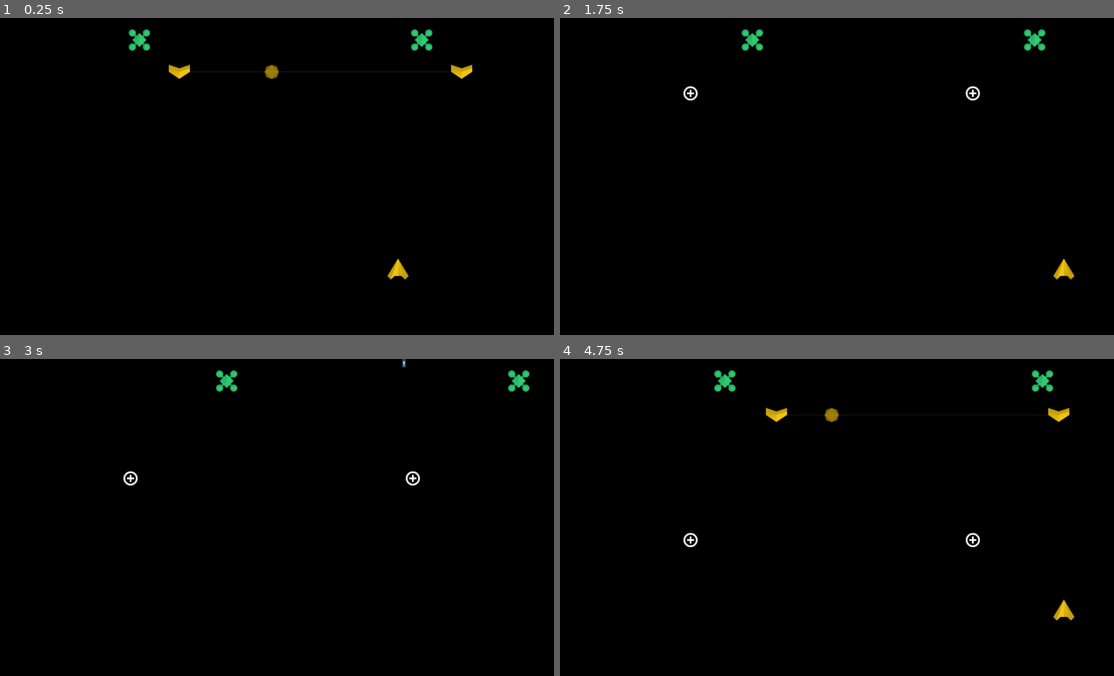
Above: before the commit, frames 1-4 (two rows, left to right).
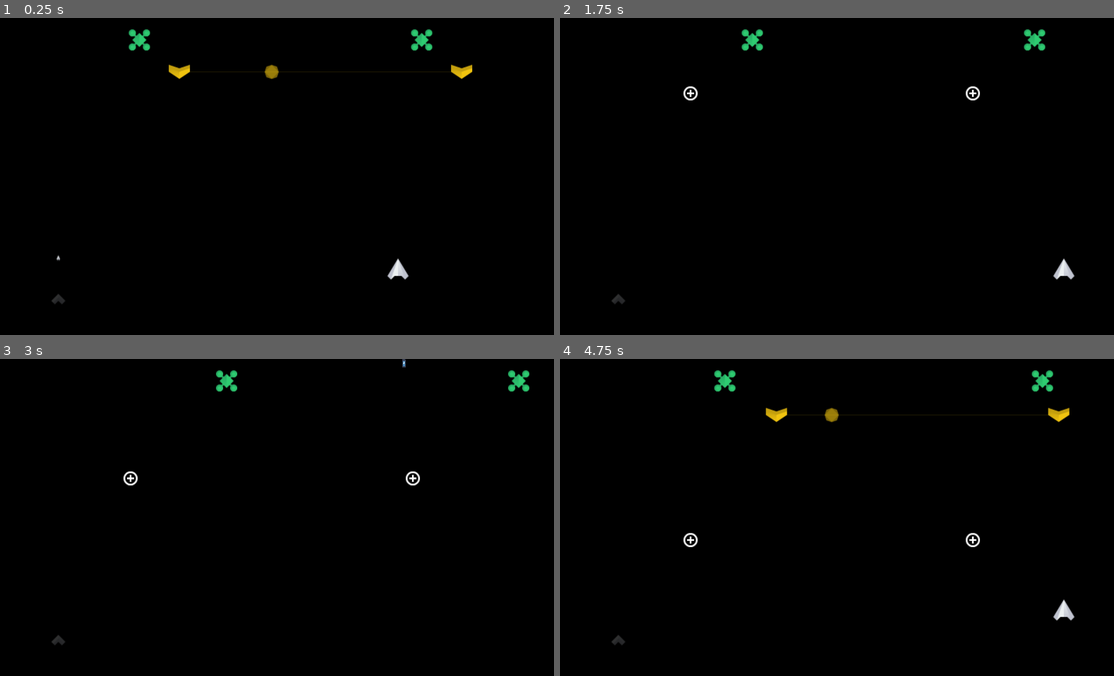
Above: after the commit, the same moments.

Repository: sacrificerXY/parallel-invaders
Game: Godot game, scene res://World.tscn
The game is run twice, just before and just after one commit, with the same random seed, the same clock (stepped at 60 frames per second) and the same inputs. The engine's default icon, where the game draws it, is replaced by a stand-in: a white triangle on a blue panel in a dark square.
Inputs:
- Up to frame 1 (0.25 s): no input
- Up to frame 2 (1.75 s): hold D (move_right) 0.53-1.28 s; hold Space (fire) 0.53-1.28 s; hold A (move_left) from 1.28 s (still down); tap Space (fire) at 1.35 s
- Up to frame 3 (3 s): release A (move_left) at 2.03 s; hold Space (fire) 2.03-2.78 s; hold D (move_right) from 2.03 s (still down); tap Space (fire) at 2.85 s
- Up to frame 4 (4.75 s): release D (move_right) at 3.53 s; hold Space (fire) 3.53-4.28 s; hold A (move_left) from 3.53 s (still down); tap Space (fire) at 4.35 s

The runs differ from the first frame. In frame 1, 0.2% of the frame differs, in the area x 9-74%, y 74-91%; in frame 2, 0.2%; in frame 3, less than 0.1%; in frame 4, 0.2%.

Commit message:
add gunner

Diff:
--- a/Bullet.gd
+++ b/Bullet.gd
@@ -7,8 +7,8 @@
 func init(fired_by: Node, velocity: Vector2):
 	self.fired_by = weakref(fired_by)
 	self.velocity = velocity
-	# adjust collisions
-# Called when the node enters the scene tree for the first time.
+
+	# TODO adjust collisions
 
 func _physics_process(delta):
 	position += self.velocity * delta
--- /dev/null
+++ b/Gunner.gd
@@ -0,0 +1,41 @@
+extends KinematicBody2D
+
+
+var speed: float = 100
+var direction: Vector2 = Vector2.RIGHT
+var is_updating := true
+
+var fire_cooldown: float = 1
+var fire_timer: float = 0
+func _ready():
+	if randf() < 0.5:
+		direction = Vector2.LEFT
+
+func update_move(delta):
+	var collision: KinematicCollision2D = move_and_collide(direction * speed * delta)
+	if collision:
+		if collision.collider.is_in_group('bouncer'):
+			direction.x *= -1
+
+func update_fire(delta):
+	if fire_timer > 0:
+		fire_timer -= delta
+	else:
+		fire_timer += fire_cooldown
+		var b: Bullet = preload('res://GunnerBullet.tscn').instance()
+		b.init(self, Vector2.UP * 400)
+		b.position = position
+		g.world.add_bullet(b)
+func _physics_process(delta):
+	if is_updating:
+		update_move(delta)
+		update_fire(delta)
+
+
+func focus():
+	is_updating = true
+	$Sprite.self_modulate.a = 1
+
+func unfocus():
+	is_updating = false
+	$Sprite.self_modulate.a = 0.2
--- /dev/null
+++ b/Gunner.tscn
@@ -0,0 +1,20 @@
+[gd_scene load_steps=4 format=2]
+
+[ext_resource path="res://assets/sprites/kenney-simple-space/ship_A.png" type="Texture" id=1]
+[ext_resource path="res://Gunner.gd" type="Script" id=2]
+
+[sub_resource type="RectangleShape2D" id=1]
+
+[node name="Gunner" type="KinematicBody2D" groups=[
+"lefty",
+]]
+collision_layer = 8
+collision_mask = 6
+script = ExtResource( 2 )
+
+[node name="CollisionShape2D" type="CollisionShape2D" parent="."]
+shape = SubResource( 1 )
+
+[node name="Sprite" type="Sprite" parent="."]
+self_modulate = Color( 0.92549, 0.941176, 0.945098, 1 )
+texture = ExtResource( 1 )
--- /dev/null
+++ b/GunnerBullet.gd
@@ -0,0 +1,16 @@
+extends Bullet
+
+
+# Declare member variables here. Examples:
+# var a = 2
+# var b = "text"
+
+
+# Called when the node enters the scene tree for the first time.
+func _ready():
+	pass # Replace with function body.
+
+
+# Called every frame. 'delta' is the elapsed time since the previous frame.
+#func _process(delta):
+#	pass
--- /dev/null
+++ b/GunnerBullet.tscn
@@ -0,0 +1,13 @@
+[gd_scene load_steps=4 format=2]
+
+[ext_resource path="res://Bullet.tscn" type="PackedScene" id=1]
+[ext_resource path="res://GunnerBullet.gd" type="Script" id=2]
+[ext_resource path="res://assets/sprites/kenney-simple-space/ship_A.png" type="Texture" id=3]
+
+[node name="GunnerBullet" instance=ExtResource( 1 )]
+script = ExtResource( 2 )
+
+[node name="Sprite" parent="." index="1"]
+self_modulate = Color( 0.92549, 0.941176, 0.945098, 1 )
+scale = Vector2( 0.25, 0.5 )
+texture = ExtResource( 3 )
--- a/Player.tscn
+++ b/Player.tscn
@@ -14,7 +14,7 @@
 shape = SubResource( 1 )
 
 [node name="Sprite" type="Sprite" parent="."]
-self_modulate = Color( 0.945098, 0.768627, 0.0588235, 1 )
+self_modulate = Color( 0.92549, 0.941176, 0.945098, 1 )
 texture = ExtResource( 1 )
 
 [connection signal="body_entered" from="." to="." method="_on_Player_body_entered"]
--- a/World.tscn
+++ b/World.tscn
@@ -1,6 +1,7 @@
-[gd_scene load_steps=6 format=2]
+[gd_scene load_steps=7 format=2]
 
 [ext_resource path="res://World.gd" type="Script" id=1]
+[ext_resource path="res://Gunner.tscn" type="PackedScene" id=2]
 [ext_resource path="res://Player.tscn" type="PackedScene" id=3]
 
 [sub_resource type="RectangleShape2D" id=1]
@@ -50,3 +51,6 @@
 
 [node name="Player" parent="." instance=ExtResource( 3 )]
 position = Vector2( 926.379, 569.977 )
+
+[node name="Gunner" parent="." instance=ExtResource( 2 )]
+position = Vector2( 154.675, 638.311 )
